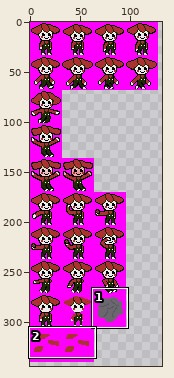
Two versions of one pixel-art file, Resources/Flahli.ase. Above: a wide view before the commit, with the close-up outlined.
Close-up. As it was:
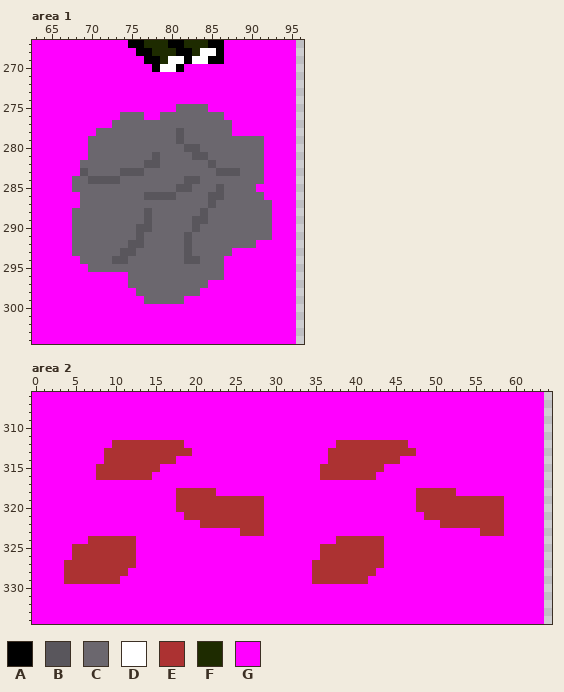
512x512 pixels, 1 frame. Shown: area 1: x 63..96, y 267..304; area 2: x 0..64, y 306..334. The wide view leaves out empty margins.
Visible layers, top first: "Outine", "Color", "pose".
Palette (. is transparent): A #000000  B #59565c  C #6b676e  D #ffffff  E #ac3232  F #1e2b00  G #ff00ff
Pixels before, area 1, first column x 63:
267 GGGGGGGGGGGGAAFFFAAFFFAAGGGGGGGGG
268 GGGGGGGGGGGGGAAFFFAAFDDAGGGGGGGGG
269 GGGGGGGGGGGGGGAAFDDADDAAGGGGGGGGG
270 GGGGGGGGGGGGGGGADDAGGGGGGGGGGGGGG
271 GGGGGGGGGGGGGGGGGGGGGGGGGGGGGGGGG
272 GGGGGGGGGGGGGGGGGGGGGGGGGGGGGGGGG
273 GGGGGGGGGGGGGGGGGGGGGGGGGGGGGGGGG
274 GGGGGGGGGGGGGGGGGGGGGGGGGGGGGGGGG
275 GGGGGGGGGGGGGGGGGGCCCCGGGGGGGGGGG
276 GGGGGGGGGGGCCCGGCCCCCCCCGGGGGGGGG
277 GGGGGGGGGGCCCCCCCCCCCCCCCGGGGGGGG
278 GGGGGGGGCCCCCCCCCCBCCCCCCGGGGGGGG
279 GGGGGGGCCCCCCCCCCCBCCCCCCCCCCGGGG
280 GGGGGGGCCCCCCCCCCCCBBCCCCCCCCGGGG
281 GGGGGGGCCCCCCCCBCCCCBBCCCCCCCGGGG
282 GGGGGGCCCCCCCCBBCCCCCCBCCCCCCGGGG
283 GGGGGGBCCCCBBBCCCCCCCCCBBBCCCGGGG
284 GGGGGCCBBBBCCCCCCCCBBCCCCCCCCGGGG
285 GGGGGCCCCCCCCCCCCCBBCCCBCCCCGGGGG
286 GGGGGGCCCCCCCCBBBBCCCCBBCCCCCGGGG
287 GGGGGGCCCCCCCCCCCCCCCCBCCCCCCCGGG
288 GGGGGCCCCCCCCCBCCCCCCBCCCCCCCCGGG
289 GGGGGCCCCCCCCCBCCCCCBBCCCCCCCCGGG
290 GGGGGCCCCCCCCBBCCCCCBCCCCCCCCCGGG
291 GGGGGCCCCCCCCBCCCCCBCCCCCCCCCCGGG
292 GGGGGCCCCCCCBBCCCCCBCCCCCCCCGGGGG
293 GGGGGCCCCCCBBCCCCCCBCCCCCGGGGGGGG
294 GGGGGGCCCCBBCCCCCCCBBCCCGGGGGGGGG
295 GGGGGGGCCCCCCCCCCCCCCCCCGGGGGGGGG
296 GGGGGGGGGGGGCCCCCCCCCCCCGGGGGGGGG
297 GGGGGGGGGGGGCCCCCCCCCCGGGGGGGGGGG
298 GGGGGGGGGGGGGCCCCCCCCGGGGGGGGGGGG
299 GGGGGGGGGGGGGGCCCCCGGGGGGGGGGGGGG
300 GGGGGGGGGGGGGGGGGGGGGGGGGGGGGGGGG
301 GGGGGGGGGGGGGGGGGGGGGGGGGGGGGGGGG
302 GGGGGGGGGGGGGGGGGGGGGGGGGGGGGGGGG
303 GGGGGGGGGGGGGGGGGGGGGGGGGGGGGGGGG
304 GGGGGGGGGGGGGGGGGGGGGGGGGGGGGGGGG
Pixels before, area 2, first column x 0:
306 GGGGGGGGGGGGGGGGGGGGGGGGGGGGGGGGGGGGGGGGGGGGGGGGGGGGGGGGGGGGGGGG
307 GGGGGGGGGGGGGGGGGGGGGGGGGGGGGGGGGGGGGGGGGGGGGGGGGGGGGGGGGGGGGGGG
308 GGGGGGGGGGGGGGGGGGGGGGGGGGGGGGGGGGGGGGGGGGGGGGGGGGGGGGGGGGGGGGGG
309 GGGGGGGGGGGGGGGGGGGGGGGGGGGGGGGGGGGGGGGGGGGGGGGGGGGGGGGGGGGGGGGG
310 GGGGGGGGGGGGGGGGGGGGGGGGGGGGGGGGGGGGGGGGGGGGGGGGGGGGGGGGGGGGGGGG
311 GGGGGGGGGGGGGGGGGGGGGGGGGGGGGGGGGGGGGGGGGGGGGGGGGGGGGGGGGGGGGGGG
312 GGGGGGGGGGEEEEEEEEEGGGGGGGGGGGGGGGGGGGEEEEEEEEEGGGGGGGGGGGGGGGGG
313 GGGGGGGGGEEEEEEEEEEEGGGGGGGGGGGGGGGGGEEEEEEEEEEEGGGGGGGGGGGGGGGG
314 GGGGGGGGGEEEEEEEEEGGGGGGGGGGGGGGGGGGGEEEEEEEEEGGGGGGGGGGGGGGGGGG
315 GGGGGGGGEEEEEEEEGGGGGGGGGGGGGGGGGGGGEEEEEEEEGGGGGGGGGGGGGGGGGGGG
316 GGGGGGGGEEEEEEEGGGGGGGGGGGGGGGGGGGGGEEEEEEEGGGGGGGGGGGGGGGGGGGGG
317 GGGGGGGGGGGGGGGGGGGGGGGGGGGGGGGGGGGGGGGGGGGGGGGGGGGGGGGGGGGGGGGG
318 GGGGGGGGGGGGGGGGGGEEEEEGGGGGGGGGGGGGGGGGGGGGGGGGEEEEEGGGGGGGGGGG
319 GGGGGGGGGGGGGGGGGGEEEEEEEEEEEGGGGGGGGGGGGGGGGGGGEEEEEEEEEEEGGGGG
320 GGGGGGGGGGGGGGGGGGEEEEEEEEEEEGGGGGGGGGGGGGGGGGGGEEEEEEEEEEEGGGGG
321 GGGGGGGGGGGGGGGGGGGEEEEEEEEEEGGGGGGGGGGGGGGGGGGGGEEEEEEEEEEGGGGG
322 GGGGGGGGGGGGGGGGGGGGGEEEEEEEEGGGGGGGGGGGGGGGGGGGGGGEEEEEEEEGGGGG
323 GGGGGGGGGGGGGGGGGGGGGGGGGGEEEGGGGGGGGGGGGGGGGGGGGGGGGGGGEEEGGGGG
324 GGGGGGGEEEEEEGGGGGGGGGGGGGGGGGGGGGGGGGEEEEEEGGGGGGGGGGGGGGGGGGGG
325 GGGGGEEEEEEEEGGGGGGGGGGGGGGGGGGGGGGGEEEEEEEEGGGGGGGGGGGGGGGGGGGG
326 GGGGGEEEEEEEEGGGGGGGGGGGGGGGGGGGGGGGEEEEEEEEGGGGGGGGGGGGGGGGGGGG
327 GGGGEEEEEEEEEGGGGGGGGGGGGGGGGGGGGGGEEEEEEEEEGGGGGGGGGGGGGGGGGGGG
328 GGGGEEEEEEEEGGGGGGGGGGGGGGGGGGGGGGGEEEEEEEEGGGGGGGGGGGGGGGGGGGGG
329 GGGGEEEEEEEGGGGGGGGGGGGGGGGGGGGGGGGEEEEEEEGGGGGGGGGGGGGGGGGGGGGG
330 GGGGGGGGGGGGGGGGGGGGGGGGGGGGGGGGGGGGGGGGGGGGGGGGGGGGGGGGGGGGGGGG
331 GGGGGGGGGGGGGGGGGGGGGGGGGGGGGGGGGGGGGGGGGGGGGGGGGGGGGGGGGGGGGGGG
332 GGGGGGGGGGGGGGGGGGGGGGGGGGGGGGGGGGGGGGGGGGGGGGGGGGGGGGGGGGGGGGGG
333 GGGGGGGGGGGGGGGGGGGGGGGGGGGGGGGGGGGGGGGGGGGGGGGGGGGGGGGGGGGGGGGG
334 GGGGGGGGGGGGGGGGGGGGGGGGGGGGGGGGGGGGGGGGGGGGGGGGGGGGGGGGGGGGGGGG
After:
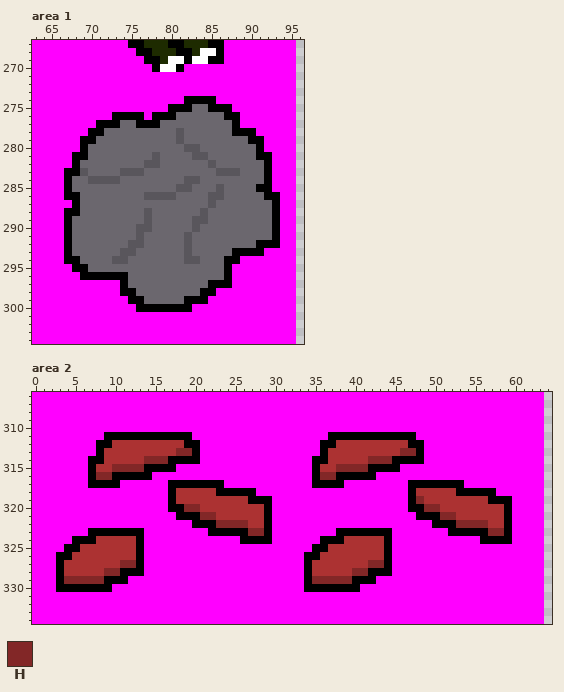
Colours new in this view: H #822727
What changed:
Area 1, layer "Color":
y 274: x 82..85 GGGG -> AAAA
y 275: x 80..82 GCC -> AAA; x 85..87 GGG -> AAA
y 276: x 73..76 GCCC -> AAAA; x 78..80 GCC -> AAA; x 87..88 GG -> AA
y 277: x 71..73 GGC -> AAA; x 76..78 CCC -> AAA; x 88 G -> A
y 278: x 70..71 GC -> AA; x 88..90 GGG -> AAA
y 279: x 69..70 GC -> AA; x 90..91 CC -> AA
y 280: x 69 G -> A; x 91 C -> A
y 281: x 68..69 GG -> AA; x 91..92 CG -> AA
y 282: x 68 G -> A; x 92 G -> A
y 283: x 67..68 GG -> AA; x 92 G -> A
y 284: x 67 G -> A; x 92 G -> A
y 285: x 67 G -> A; x 91..92 GG -> AA
y 286: x 67..68 GG -> AA; x 92..93 GG -> AA
y 287: x 68 G -> A; x 93 G -> A
y 288: x 67..68 GC -> AA; x 93 G -> A
y 289..291: x 67 G -> A; x 93 G -> A
y 292: x 67 G -> A; x 91..93 GGG -> AAA
y 293: x 67 G -> A; x 88..91 GGGG -> AAAA
y 294: x 67..68 GG -> AA; x 87..88 GG -> AA
y 295: x 68..69 GG -> AA; x 87 G -> A
y 296: x 69..74 GGGGGG -> AAAAAA; x 87 G -> A
y 297: x 74 G -> A; x 85..87 GGG -> AAA
y 298: x 74..75 GG -> AA; x 84..85 GG -> AA
y 299: x 75..76 GG -> AA; x 82..84 GGG -> AAA
y 300: x 76..82 GGGGGGG -> AAAAAAA
Area 2, layer "Color":
y 311: x 9..19 GGGGGGGGGGG -> AAAAAAAAAAA; x 37..47 GGGGGGGGGGG -> AAAAAAAAAAA
y 312: x 8..9 GG -> AA; x 19..20 GG -> AA; x 36..37 GG -> AA; x 47..48 GG -> AA
y 313: x 8 G -> A; x 18..20 EEG -> HHA; x 36 G -> A; x 46..48 EEG -> HHA
y 314: x 7..8 GG -> AA; x 14..20 EEEEGGG -> HHHAAAA; x 35..36 GG -> AA; x 42..48 EEEEGGG -> HHHAAAA
y 315: x 7 G -> A; x 10..17 EEEEEEGG -> HHHHAAAA; x 35 G -> A; x 38..45 EEEEEEGG -> HHHHAAAA
y 316: x 7..14 GEEEEEEE -> AHHAAAAA; x 35..42 GEEEEEEE -> AHHAAAAA
y 317: x 7..10 GGGG -> AAAA; x 17..23 GGGGGGG -> AAAAAAA; x 35..38 GGGG -> AAAA; x 47..53 GGGGGGG -> AAAAAAA
y 318: x 17 G -> A; x 23..27 GGGGG -> AAAAA; x 47 G -> A; x 53..57 GGGGG -> AAAAA
y 319: x 17 G -> A; x 27..29 EEG -> AAA; x 47..48 GE -> AH; x 57..59 EEG -> AAA
y 320: x 17..20 GEEE -> AAHH; x 29 G -> A; x 47..50 GEEE -> AAHH; x 59 G -> A
y 321: x 18..22 GEEEE -> AAAHH; x 29 G -> A; x 48..52 GEEEE -> AAAHH; x 59 G -> A
y 322: x 20..26 GEEEEEE -> AAAHHHH; x 29 G -> A; x 50..56 GEEEEEE -> AAAHHHH; x 59 G -> A
y 323: x 7..13 GGGGGGG -> AAAAAAA; x 22..29 GGGGEEEG -> AAAAAHHA; x 38..44 GGGGGGG -> AAAAAAA; x 52..59 GGGGEEEG -> AAAAAHHA
y 324: x 5..7 GGE -> AAA; x 13 G -> A; x 26..29 GGGG -> AAAA; x 36..38 GGE -> AAA; x 44 G -> A; x 56..59 GGGG -> AAAA
y 325: x 4..5 GE -> AA; x 13 G -> A; x 35..36 GE -> AA; x 44 G -> A
y 326: x 3..4 GG -> AA; x 13 G -> A; x 34..35 GG -> AA; x 44 G -> A
y 327: x 3 G -> A; x 11..13 EEG -> HHA; x 34 G -> A; x 42..44 EEG -> HHA
y 328: x 3 G -> A; x 9..13 EEEGG -> HHAAA; x 34 G -> A; x 40..44 EEEGG -> HHAAA
y 329: x 3..11 GEEEEEEEG -> AHHHHHAAA; x 34..42 GEEEEEEEG -> AHHHHHAAA
y 330: x 3..9 GGGGGGG -> AAAAAAA; x 34..40 GGGGGGG -> AAAAAAA
Changed places in both close-ups, as pixel boxes (x1, y1, x2, y2):
changed: (64, 96, 280, 312)
changed: (56, 432, 272, 592)
changed: (304, 432, 512, 592)
